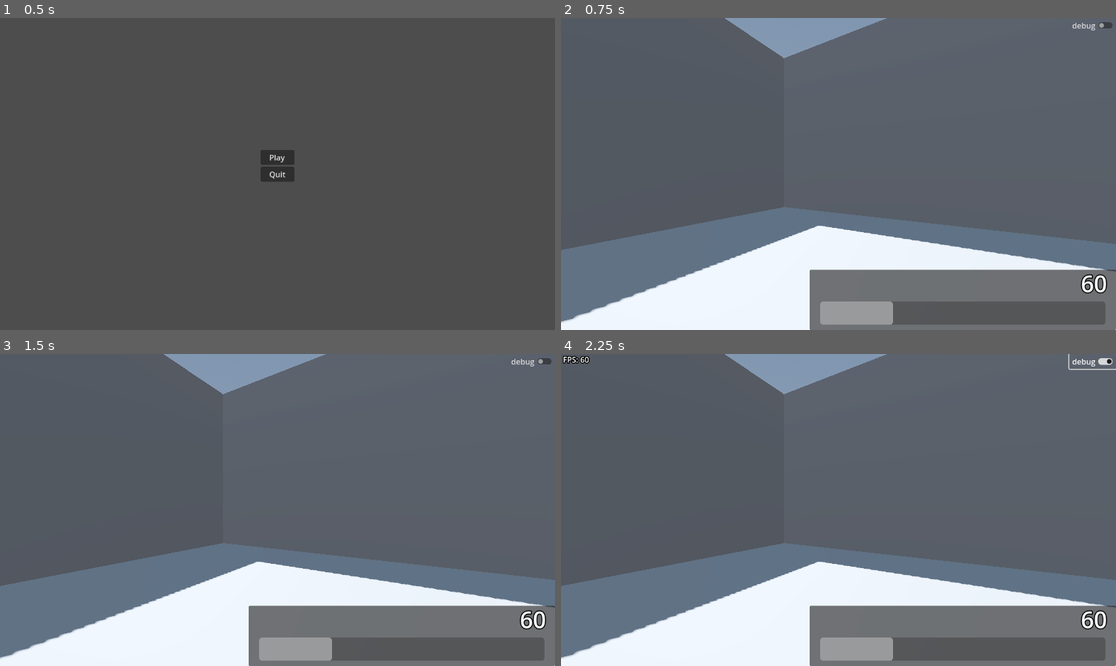
Above: before the commit, frames 1-4 (two rows, left to right).
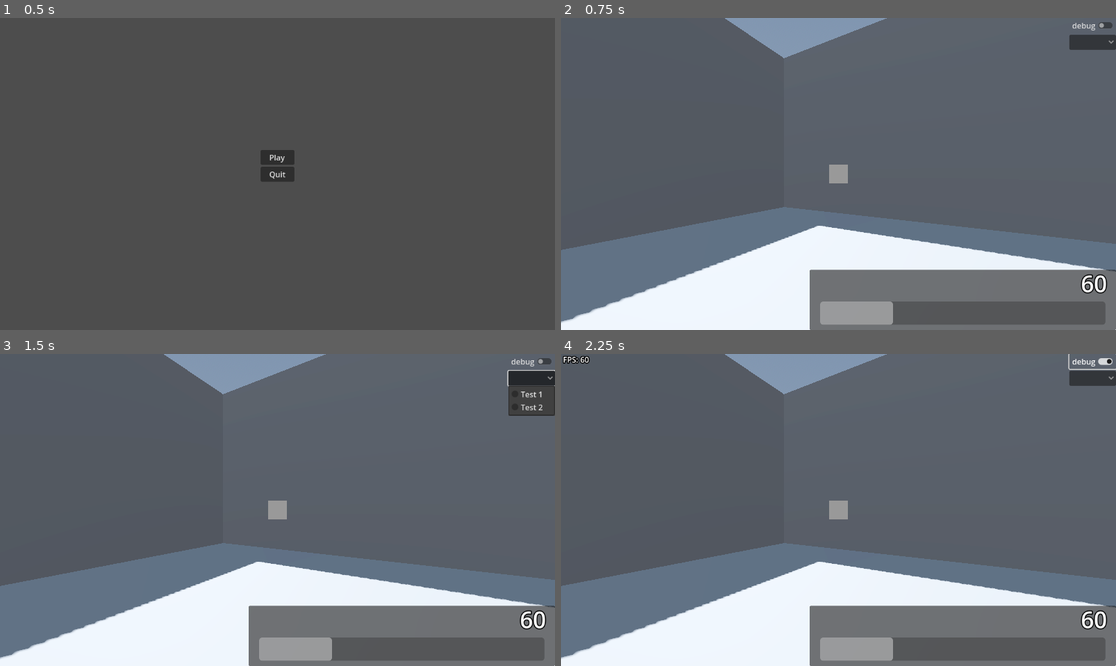
Above: after the commit, the same moments.

Repository: CactusHertz/gd-ui-test
Game: Godot game, scene res://menu.tscn
Two runs of this game, one before a commit and one after it. Both use one fixed random seed, a clock stepped at 60 frames per second and the inputs below.
Inputs (mouse positions are in pixels of both pictures, inside the frame that each line leads up to):
- Up to frame 1 (0.5 s): no input
- Up to frame 2 (0.75 s): click "Play" at 0.5 s
- Up to frame 3 (1.5 s): click (532, 378) at 1.27 s
- Up to frame 4 (2.25 s): click "debug" at 2 s

Frame 1 is identical in both runs. In frame 2, 0.6% of the frame differs, in the area x 48-100%, y 5-54%; in frame 3, 1.4%; in frame 4, 0.6%.

Commit message:
Add drop down

Diff:
--- a/level.tscn
+++ b/level.tscn
@@ -18,6 +18,8 @@
 sdfgi_enabled = true
 sdfgi_use_occlusion = true
 glow_enabled = true
+
+[sub_resource type="StyleBoxFlat" id="StyleBoxFlat_v21md"]
 
 [node name="Level" type="Node3D"]
 
@@ -115,4 +117,26 @@
 layout_mode = 2
 text = "debug"
 
+[node name="OptionButton" type="OptionButton" parent="UI/HBoxContainer/VBoxContainer"]
+layout_mode = 2
+item_count = 2
+popup/item_0/text = "Test 1"
+popup/item_0/id = 0
+popup/item_1/text = "Test 2"
+popup/item_1/id = 1
+
+[node name="Square" type="Panel" parent="UI"]
+anchors_preset = 8
+anchor_left = 0.5
+anchor_top = 0.5
+anchor_right = 0.5
+anchor_bottom = 0.5
+offset_left = -20.0
+offset_top = -20.0
+offset_right = 20.0
+offset_bottom = 20.0
+grow_horizontal = 2
+grow_vertical = 2
+theme_override_styles/panel = SubResource("StyleBoxFlat_v21md")
+
 [connection signal="toggled" from="UI/HBoxContainer/VBoxContainer/CheckButton" to="UI" method="_on_check_button_toggled"]
--- a/ui.gd
+++ b/ui.gd
@@ -2,5 +2,10 @@
 
 @onready var fps = $Fps
 
+@onready var square = $Square
+
+func _ready():
+	pass #square.
+
 func _on_check_button_toggled(toggled_on):
 	fps.visible = toggled_on
Not shown: 1 places in level.tscn that only renumber resources
